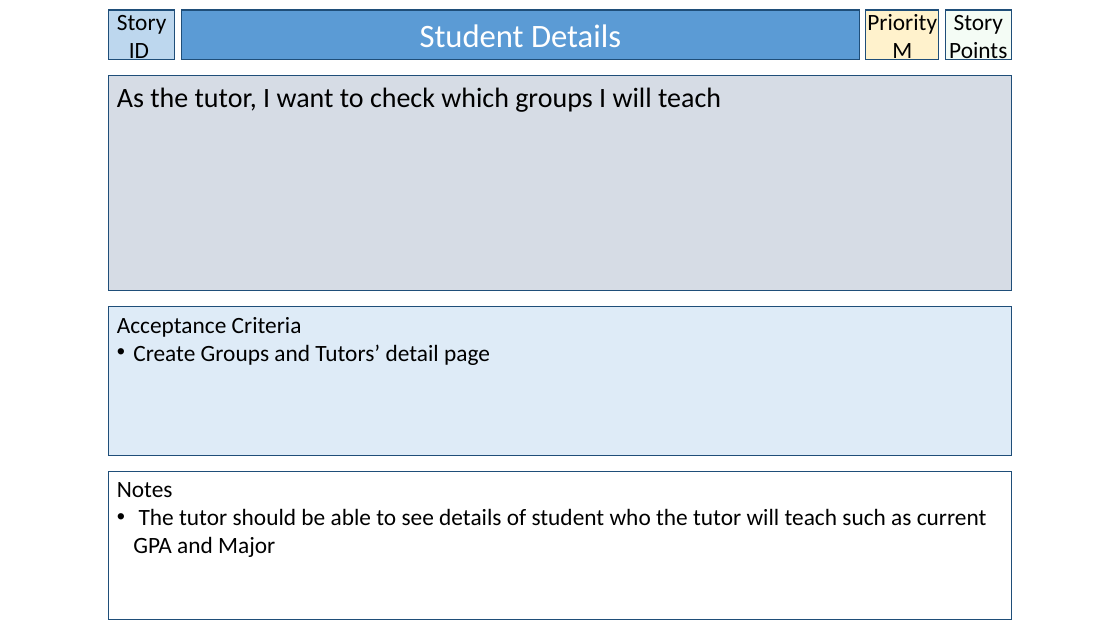
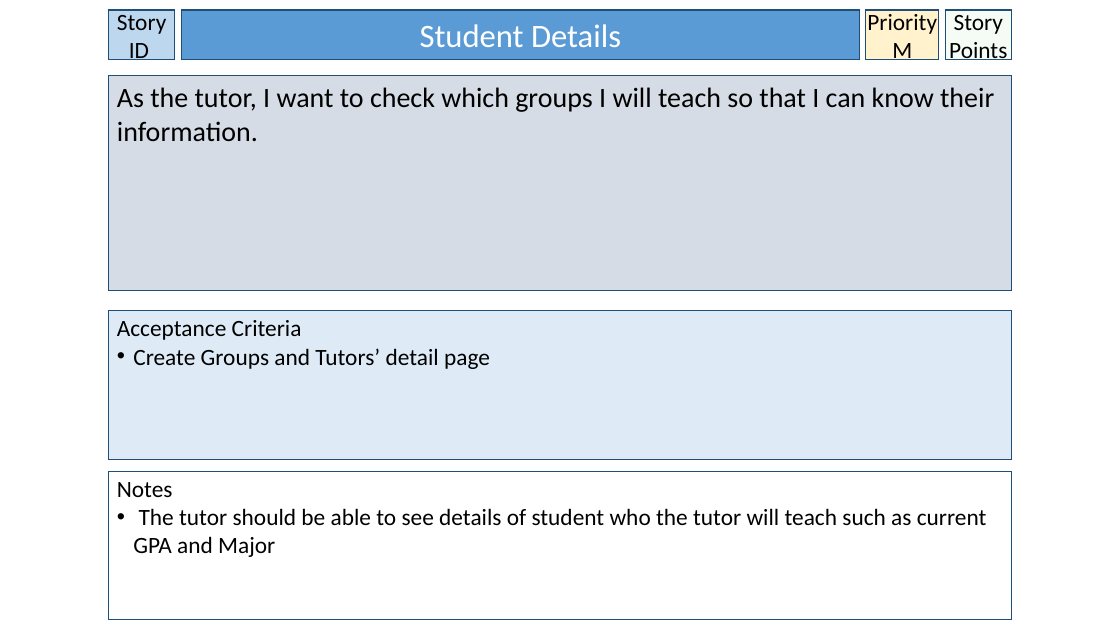
Before and after one commit to BrissyKim/group14, a slide deck: slide 1 of User_story/Seyoung User Stories.pptx. Drawn at 1120x630 pixels with LibreOffice and Linux fonts; fonts in the diff are those of the drawing. Boxes give left, top, right and bottom in pixels: in the first picture for what was removed or moved away, otherwise in the second. Text is boxed around its words. In the diff, an @@ line names an element or a change of style, - is before the commit and + after.

```diff
--- a/User_story/Seyoung User Stories.pptx
+++ b/User_story/Seyoung User Stories.pptx
@@ text in rectangle at (117,87,994,142): text changed @@
-As the tutor, I want to check which groups I will teach
+As the tutor, I want to check which groups I will teach so that I can know their information.
@@ rectangle "Acceptance Criteria": place and size @@
-rectangle "Acceptance Criteria" at (108,307,1012,455)
+rectangle "Acceptance Criteria" at (108,310,1012,459)
```
Also in this commit, not shown: 3 other slides changed.
